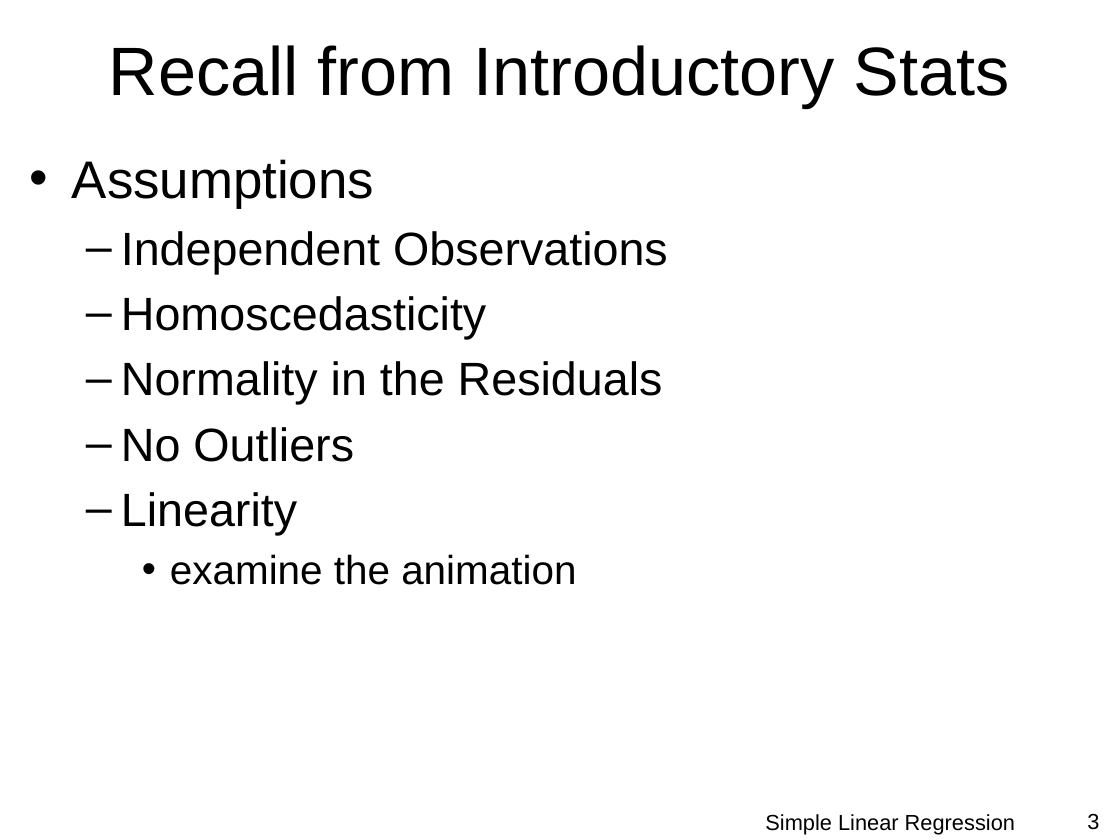
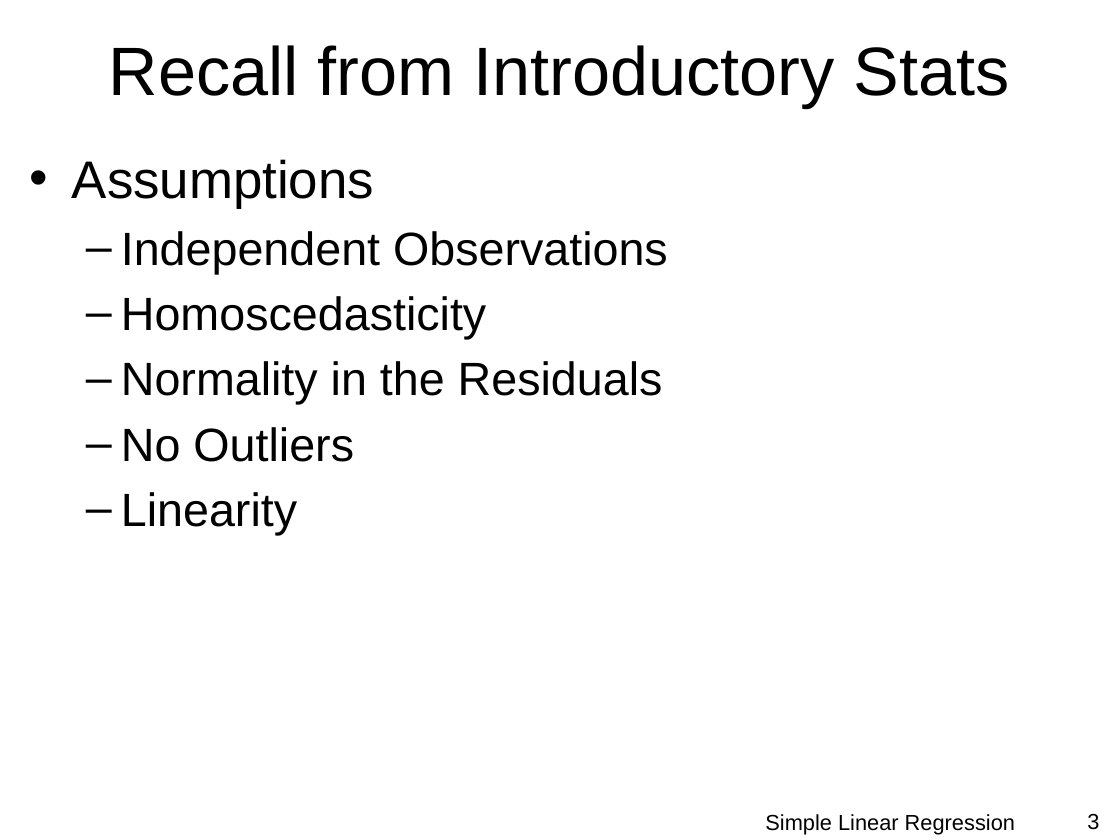
Before and after one commit to droglenc/NCMTH207, a slide deck: slide 3 of modules/SLRegression/PPT.pptx. Drawn at 1120x840 pixels with LibreOffice and Linux fonts; fonts in the diff are those of the drawing; background and template pictures are left out. Boxes give left, top, right and bottom in pixels: in the first picture for what was removed or moved away, otherwise in the second. Text is boxed around its words. In the diff, an @@ line names an element or a change of style, - is before the commit and + after.

```diff
--- a/modules/SLRegression/PPT.pptx
+++ b/modules/SLRegression/PPT.pptx
@@ text at (170,554,576,585): paragraph removed @@
-    • examine the animation
```
Also in this commit, not shown: 25 other files.
